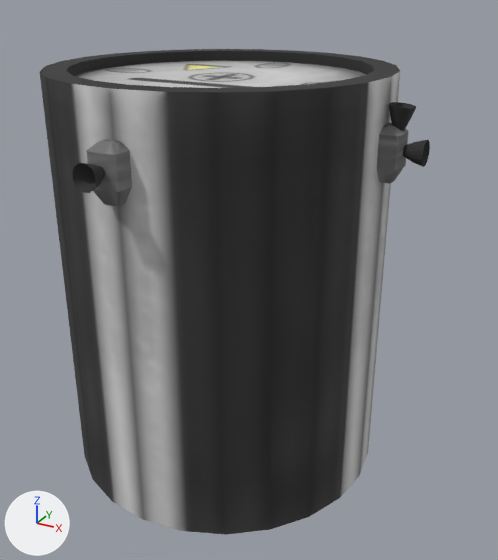
An edit to the FBX model Unity/Assets/Models/FCP.FBX, drawn before and after from the same camera.
Before and after are seen from a 50 mm lens placed at (0.661, -1.1, 0.553), pointed at (0.052, 0.007, 0.0). Arrows for +X, +Y and +Z are at lower left; the lights stay in place. Objects named as collision shapes, trigger or cutter boxes, shadow casters or lower levels of detail are left out. Where no turn or scale is listed for an object, it has been applied to the vertices.
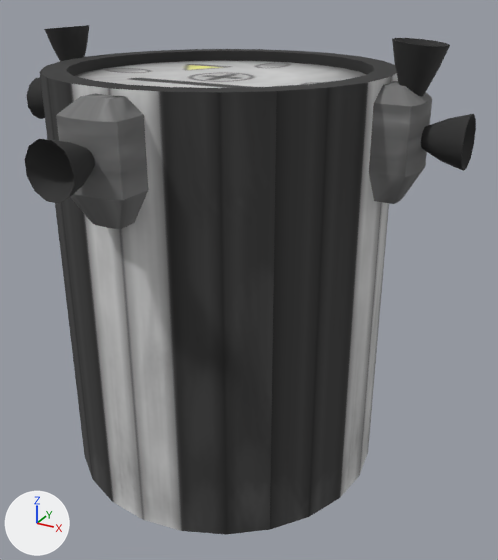
ob_rcsnodes is not drawn itself; it is the parent of ob_rcsnode002, ob_rcsnode003, ob_rcsnode004, ob_rcsnode001.
ob_rcsnode004 is not drawn itself; it is the parent of ob_untitled_004, ob_cylinder026, ob_cylinder027.
ob_rcsnode003 is not drawn itself; it is the parent of ob_cylinder023, ob_untitled_003, ob_cylinder022, ob_cylinder024.
ob_rcsnode001 is not drawn itself; it is the parent of ob_cylinder018, ob_cylinder016, ob_cylinder017, ob_untitled_002.

Location of each change, (x1, y1, x2, y2) in pixels of the pictures (498 x 560 px):
'Cylinder026', moved, rescaled (98% wider, 101% taller)
    before: (86, 139, 132, 206)
    after: (56, 93, 148, 229)
'Cylinder023', moved, rescaled (94% wider, 100% taller)
    before: (377, 123, 409, 184)
    after: (369, 81, 432, 204)
'Cylinder027', moved, rescaled (109% wider, 113% taller)
    before: (72, 163, 105, 193)
    after: (25, 139, 95, 204)
'Cylinder022', moved, rescaled (111% wider, 97% taller)
    before: (389, 102, 416, 131)
    after: (392, 38, 450, 96)
'Cylinder024', moved, rescaled (100% wider, 107% taller)
    before: (403, 140, 430, 167)
    after: (421, 114, 476, 171)
'Cylinder018', moved, rescaled (not visible before)
    after: (44, 25, 89, 61)
'Cylinder017', moved, rescaled (not visible before)
    after: (26, 77, 45, 119)
part 1 of me_mesh_017, surface changed
    before: (40, 71, 400, 535)
    after: (40, 73, 398, 535)

Diff of the bpy script that builds the scene:
```diff
--- a/Unity/Assets/Models/FCP.FBX.py
+++ b/Unity/Assets/Models/FCP.FBX.py
@@ me_mesh_017 @@
 me_mesh_017.from_pydata(...)  # 192 vertices, 364 faces; spans x -0.312..0.312, y -0.312..0.312, z -0.394..0.394
 # used by ob_mainbody; location = (0.0, 0.0, 0.015)
+# me_mesh_017 part 1: texture (UV) coordinates of 128 of 364 faces, centred in x -0.309..0.309, y -0.309..0.309, z -0.366..0.327, changed; they spanned u 0.76..0.85, v 0.78..0.84 and now span u 0.01..0.12, v 0.01..0.18
 me_mesh_017.materials.append(mat_mole)
@@ ob_rcsnode003 @@
 ob_rcsnode003.parent = ob_rcsnodes
-ob_rcsnode003.location = (0.0, 0.0, -0.0178)
+ob_rcsnode003.location = (-1.033, 0.0, -0.0178)
 ob_rcsnode003.rotation_euler = (0.0, 0.0, 1.571)  # degrees (0, 0, 90)
+ob_rcsnode003.scale = (2.0, 2.0, 2.0)
@@ ob_rcsnode004 @@
 ob_rcsnode004.parent = ob_rcsnodes
-ob_rcsnode004.location = (0.0, 0.0, -0.0178)
+ob_rcsnode004.location = (0.0, 1.033, -0.0178)
+ob_rcsnode004.scale = (2.0, 2.0, 2.0)
@@ ob_rcsnode001 @@
 ob_rcsnode001.rotation_euler = (0.0, 0.0, -1.571)  # degrees (0, 0, -90)
+ob_rcsnode001.scale = (2.0, 2.0, 2.0)
@@ ob_rcsnodes @@
 ob_rcsnodes.parent = ob_fcp
-ob_rcsnodes.location = (-0.0000429, 0.0, 1.012)
+ob_rcsnodes.location = (-0.0000429, 0.0, 1.109)
 ob_rcsnodes.scale = (1.02, 1.02, 1.02)
```
